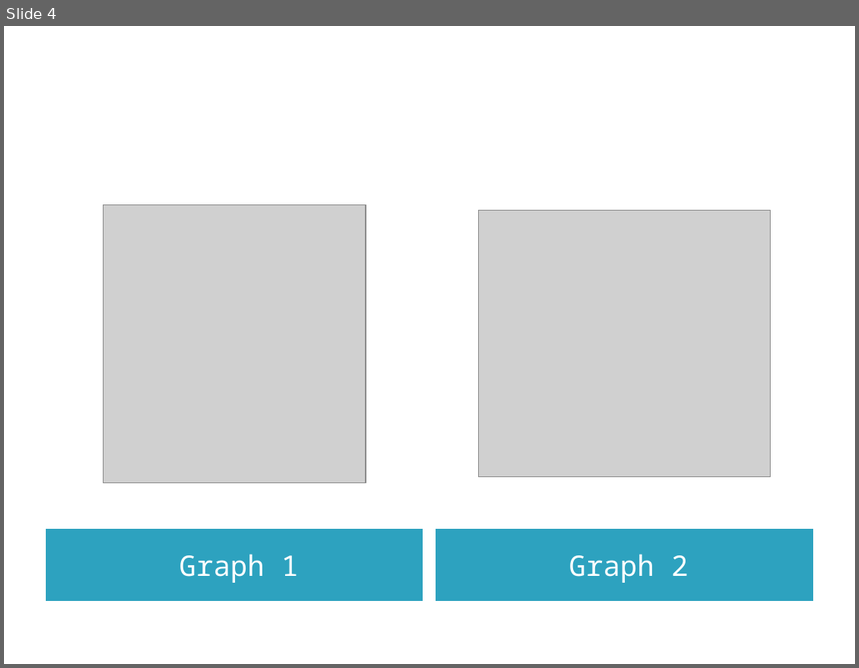
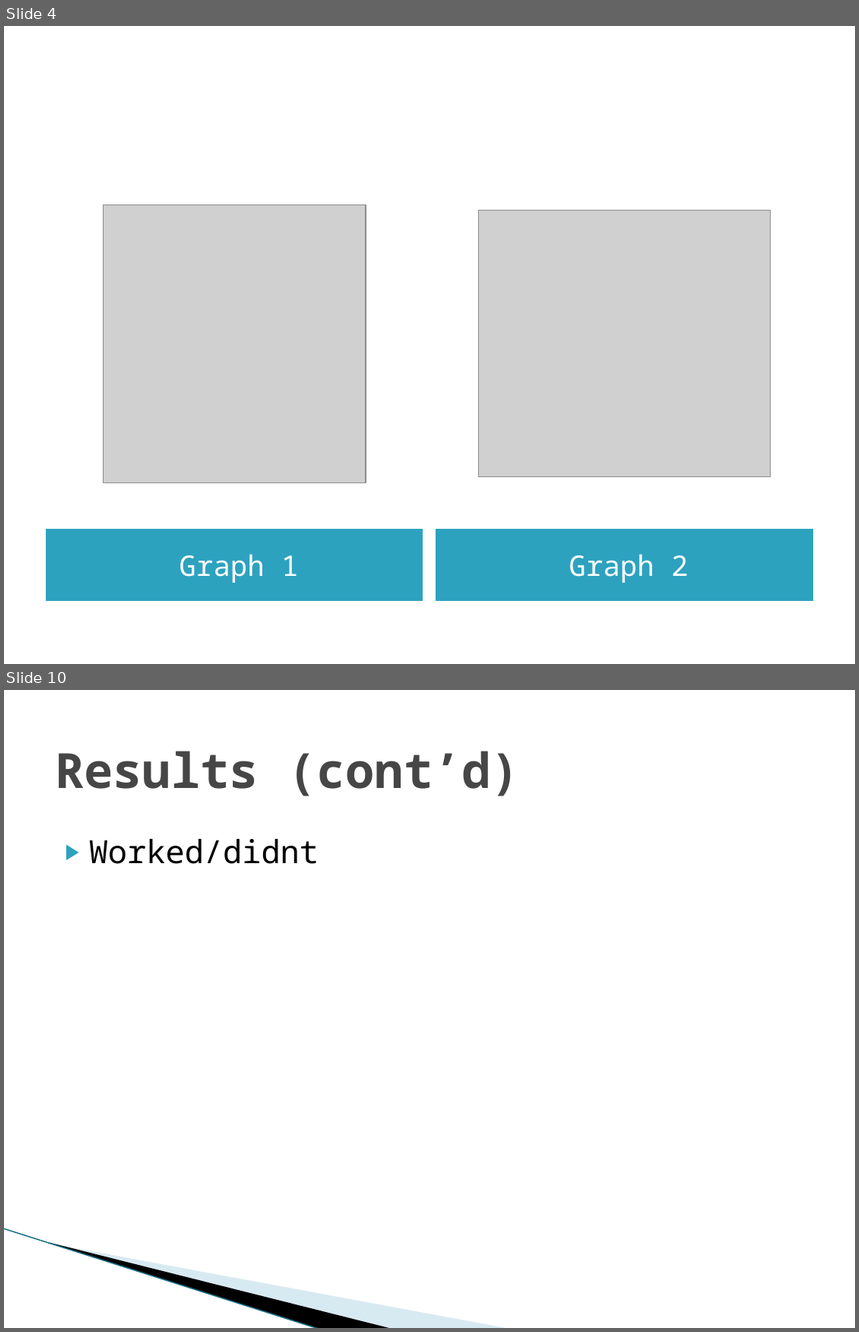
Before and after one commit to kjrcda/recursive-bit-string-isomorphism, a slide deck: Solving Graph Isomorphism with Minimum Bit Strings.pptx. Shown one above the other, each under a label of ours: slide 4 before the commit, slides 4 and 10 after it; the slides between them are not shown. The pictures are 859x668 and 859x1332 pixels, drawn with LibreOffice and Linux fonts; fonts in the diff are those of the drawing; grey boxes stand for pictures; background and template pictures are left out. Boxes give left, top, right and bottom in pixels: in the first picture for what was removed or moved away, otherwise in the second. Text is boxed around its words. In the diff, an @@ line names an element or a change of style, - is before the commit and + after.

Commit message:
Updated presentation
Good to go except for results

```diff
--- a/Solving Graph Isomorphism with Minimum Bit Strings.pptx
+++ b/Solving Graph Isomorphism with Minimum Bit Strings.pptx
@@ slide 10 added at (4,690,855,1328), background #FFFFFF @@
@@ title added at (55,751,520,796), 41 pt, text #464646, bold @@
+Results (cont’d)
@@ text added at (89,839,319,864), 27 pt, text #000000 @@
+▶ Worked/didnt
@@ line added from (4, 1229) to (320, 1328), #97C5D8 0.95 pt @@
@@ freeform shape added at (49,1243,393,1328), fill #000000 @@
@@ freeform shape added at (51,1243,510,1328), fill #A0CBDC at 40% opacity @@
```
Also in this commit, not shown: 3 slides changed, 5 other slides added, 2 slides removed.
